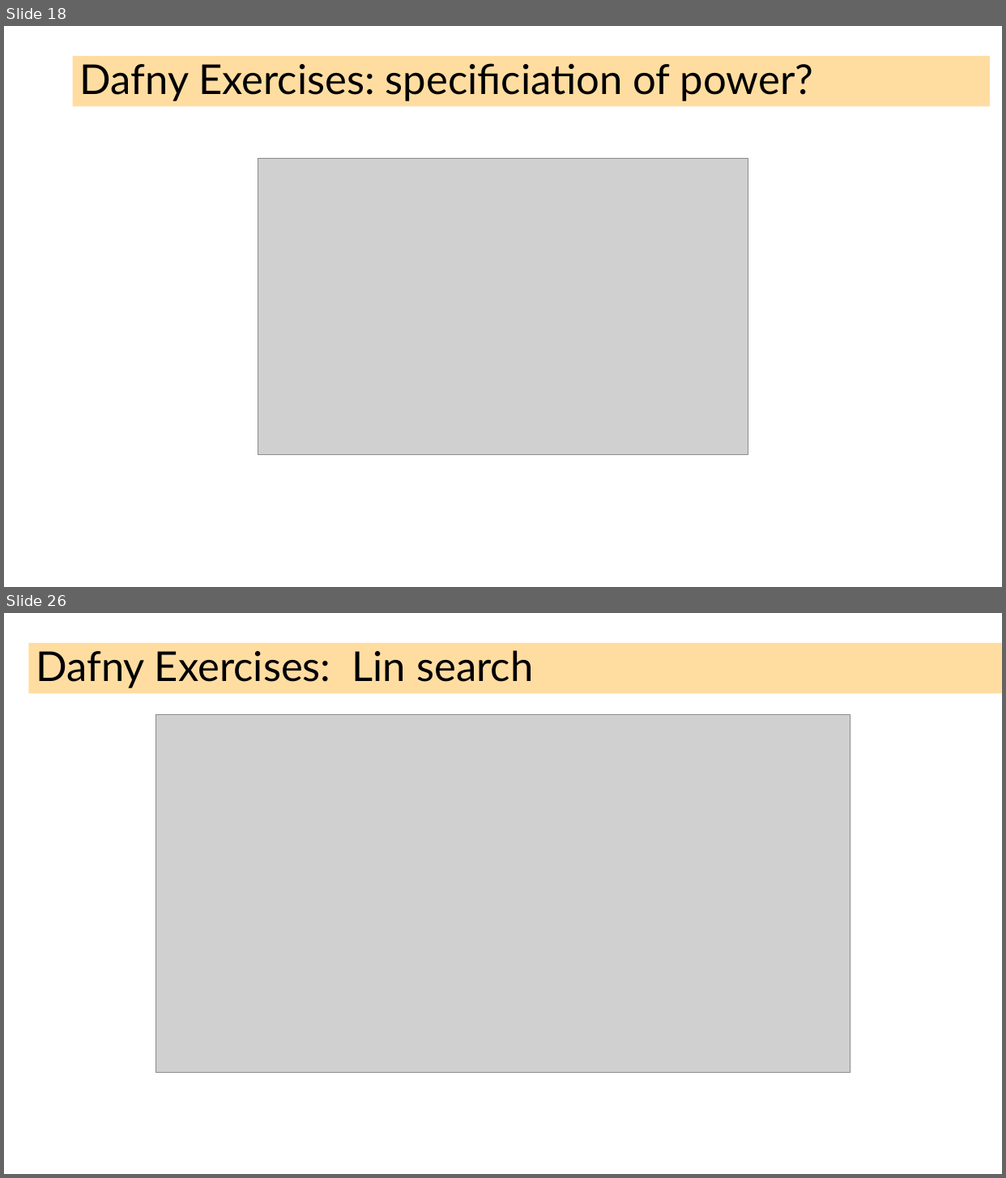
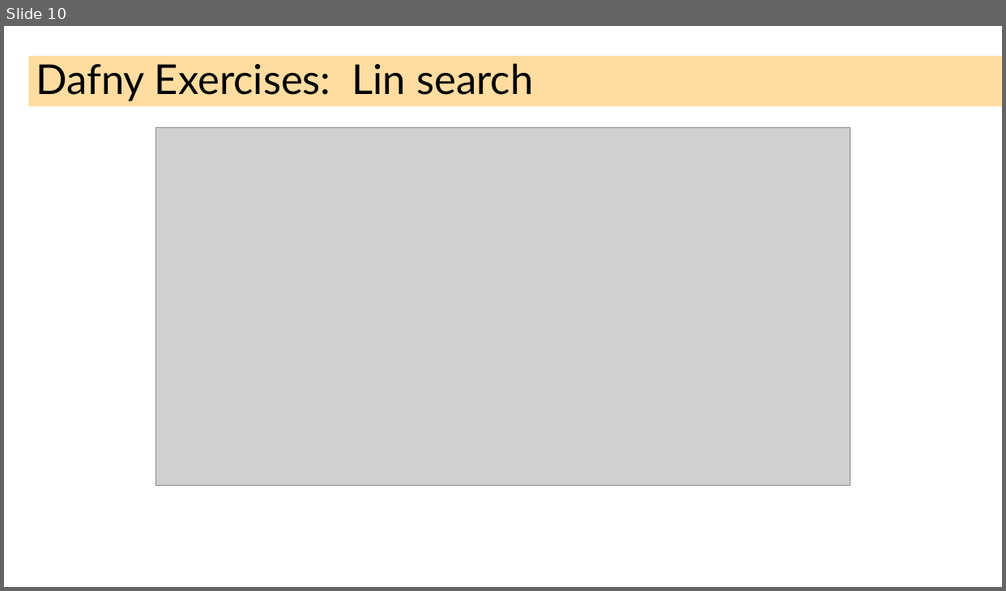
Before and after one commit to ganeshutah/cs6110s22, a slide deck: Lec17/Lec17.pptx. Shown one above the other, each under a label of ours: slides 18 and 26 before the commit, slide 10 after it; the slides between them are not shown. The pictures are 1006x1178 and 1006x591 pixels, drawn with LibreOffice and Linux fonts; fonts in the diff are those of the drawing; grey boxes stand for pictures. Boxes give left, top, right and bottom in pixels: in the first picture for what was removed or moved away, otherwise in the second. Text is boxed around its words. In the diff, an @@ line names an element or a change of style, - is before the commit and + after.

```diff
--- a/Lec17/Lec17.pptx
+++ b/Lec17/Lec17.pptx
@@ slide 18 removed at (x1=4, y1=26, x2=1002, y2=587), background #FFFFFF @@
@@ title removed at (x1=73, y1=56, x2=990, y2=107) @@
-Dafny Exercises: specificiation of power?
@@ picture removed at (x1=258, y1=158, x2=748, y2=455) @@
@@ what was slide 26 is now slide 10 @@
```
Also in this commit, not shown: 2 slides changed, 4 slides added, 28 other slides removed, 21 other files.
